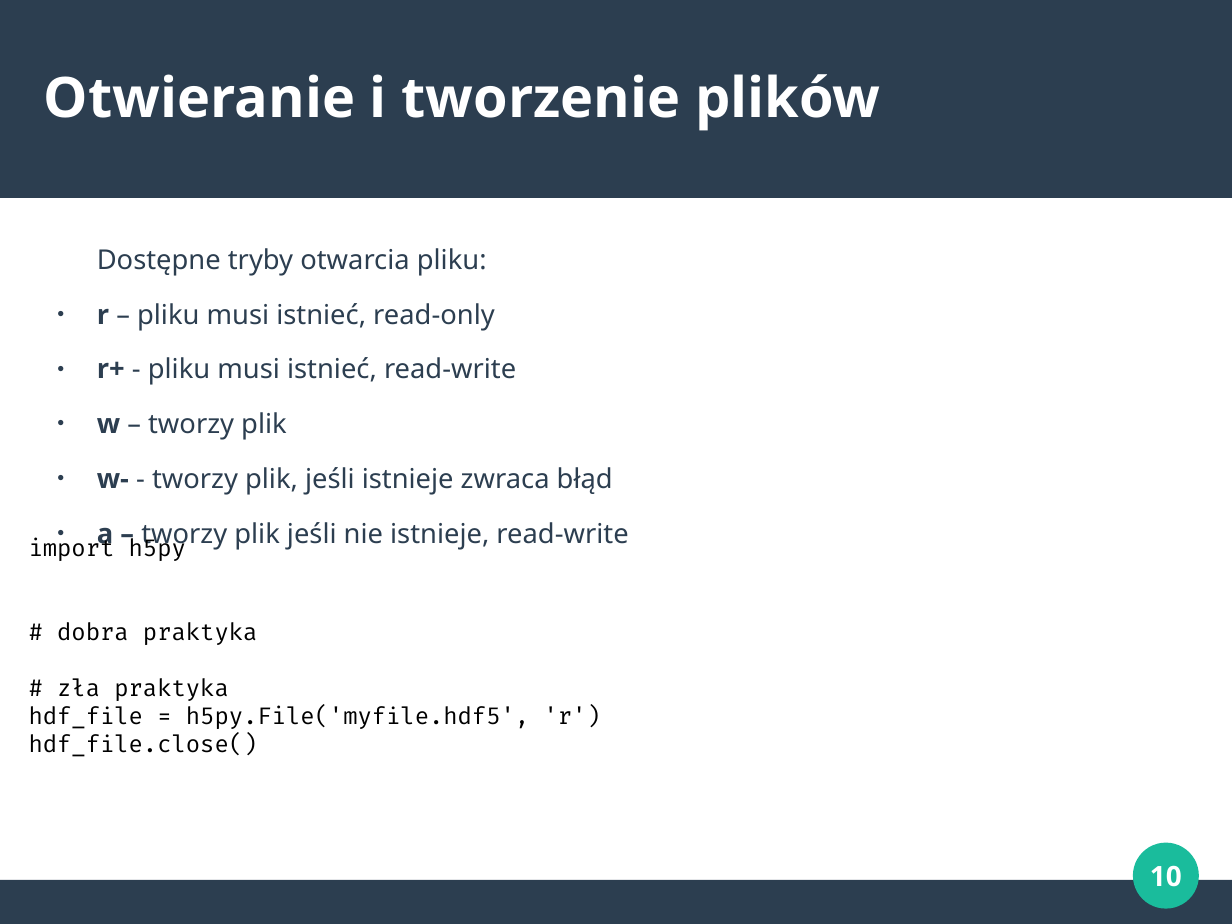
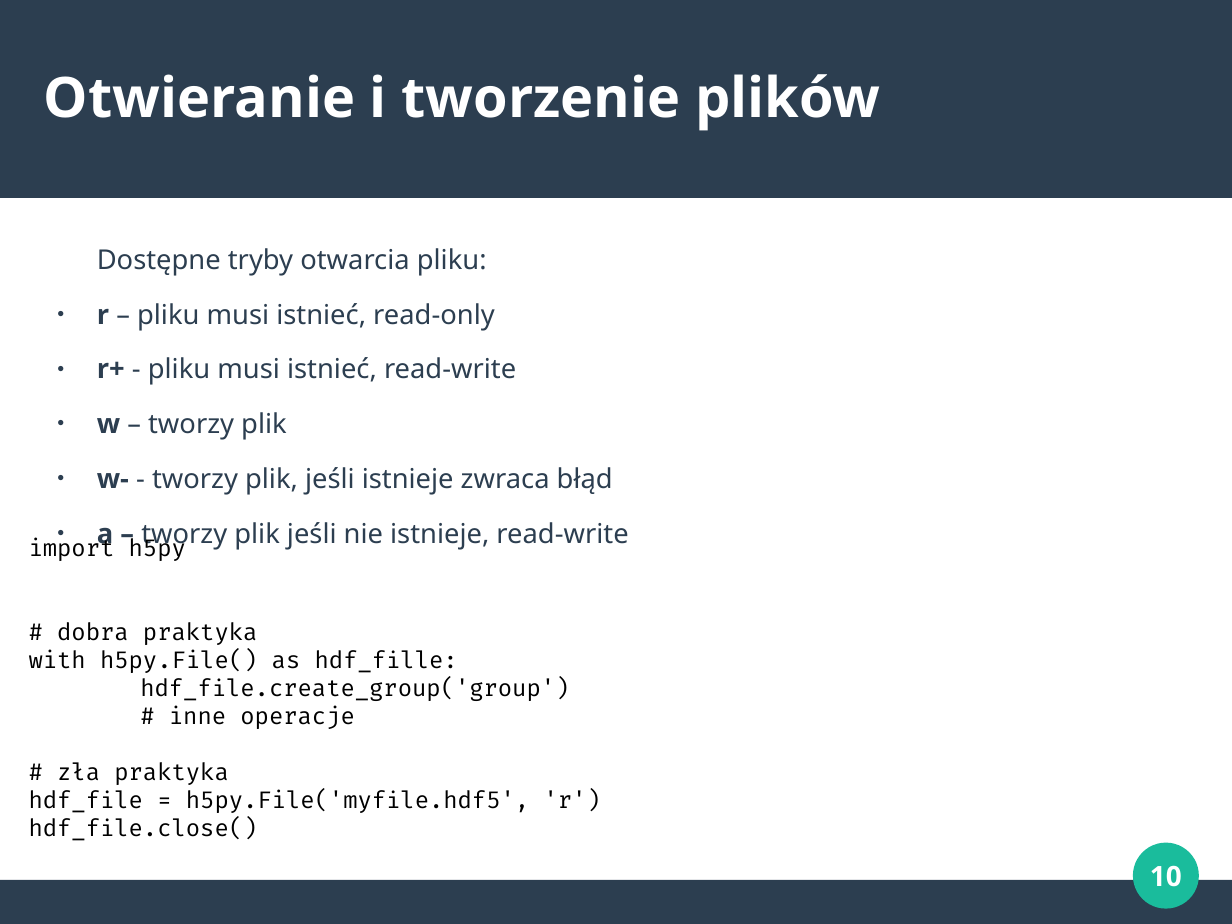
Before and after one commit to marcinbedcyc/seminarium, a slide deck: slide 10 of prezentacje/hdf5.odp. Drawn at 1232x924 pixels with LibreOffice and Linux fonts; fonts in the diff are those of the drawing. Boxes give left, top, right and bottom in pixels: in the first picture for what was removed or moved away, otherwise in the second. Text is boxed around its words. In the diff, an @@ line names an element or a change of style, - is before the commit and + after.

```diff
--- a/prezentacje/hdf5.odp
+++ b/prezentacje/hdf5.odp
@@ text at [29,649,569,729]: paragraphs added @@
+with h5py.File() as hdf_fille:
+hdf_file.create_group('group')
+# inne operacje
```
Also in this commit, not shown: 4 other files.
